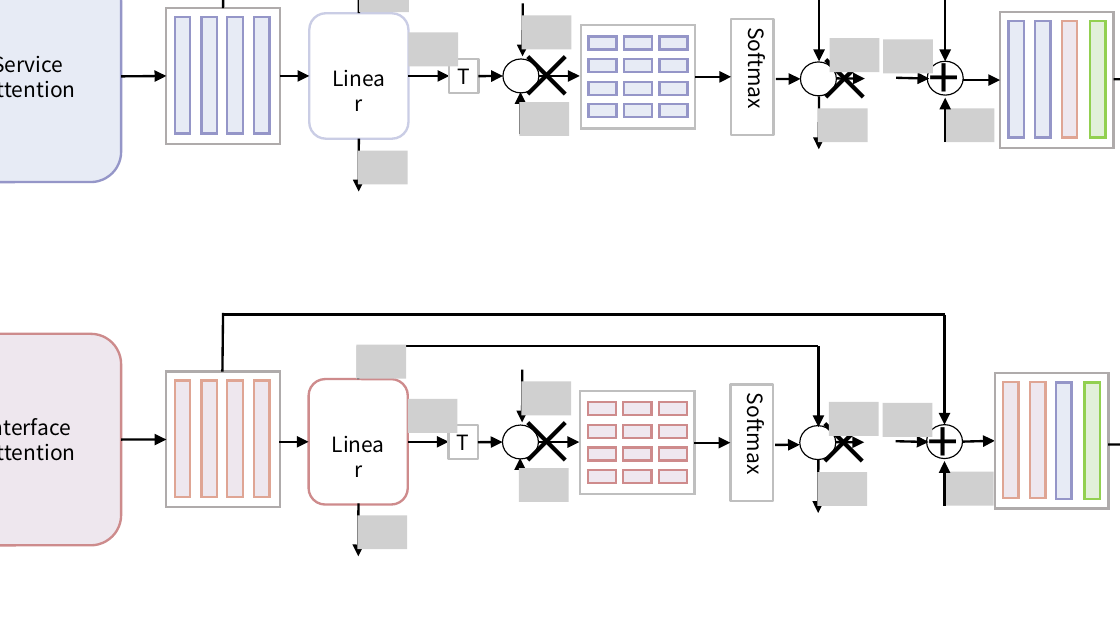
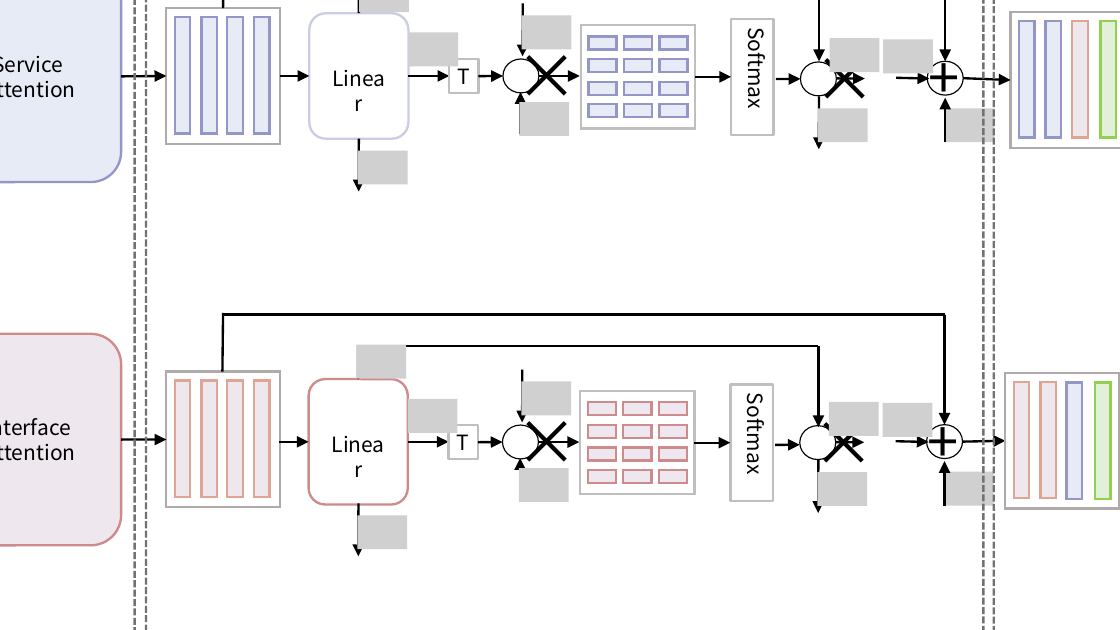
Before and after one commit to weixiao2333/zjuthesis-mphil, a slide deck: slide 11 of 论文图.pptx. Drawn at 1120x630 pixels with LibreOffice and Linux fonts; fonts in the diff are those of the drawing; grey boxes stand for pictures; background and template pictures are left out. Boxes give left, top, right and bottom in pixels: in the first picture for what was removed or moved away, otherwise in the second. Text is boxed around its words. In the diff, an @@ line names an element or a change of style, - is before the commit and + after.

```diff
--- a/论文图.pptx
+++ b/论文图.pptx
@@ rounded rectangle added at (0, 0, 134, 630), outline #767171 2 pt dashed @@
@@ rounded rectangle added at (146, 0, 984, 630), outline #767171 2 pt dashed @@
@@ rounded rectangle added at (994, 0, 1120, 630), outline #767171 2 pt dashed @@
@@ arrow moved from (963, 80) - (1001, 80) to (964, 78) - (1011, 80) @@
@@ arrow removed from (1114, 79) to (1120, 79) @@
@@ 10 rectangles: place and size @@
-10 rectangles at (995, 13, 1114, 509)
+10 rectangles at (1006, 13, 1120, 509)
@@ arrow moved from (963, 442) - (995, 441) to (963, 442) - (1006, 441) @@
@@ arrow removed from (1108, 444) to (1120, 444) @@
```
Also in this commit, not shown: 9 other slides changed, 1 slide added, 1 slide removed, 11 other files.
